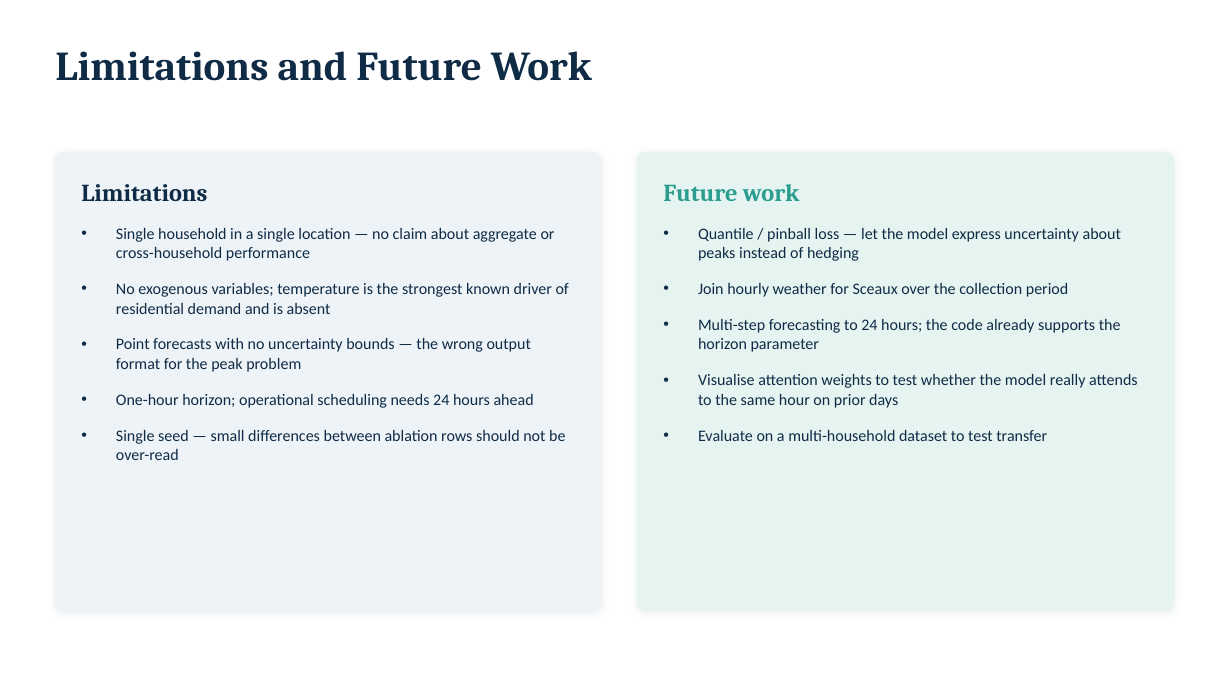
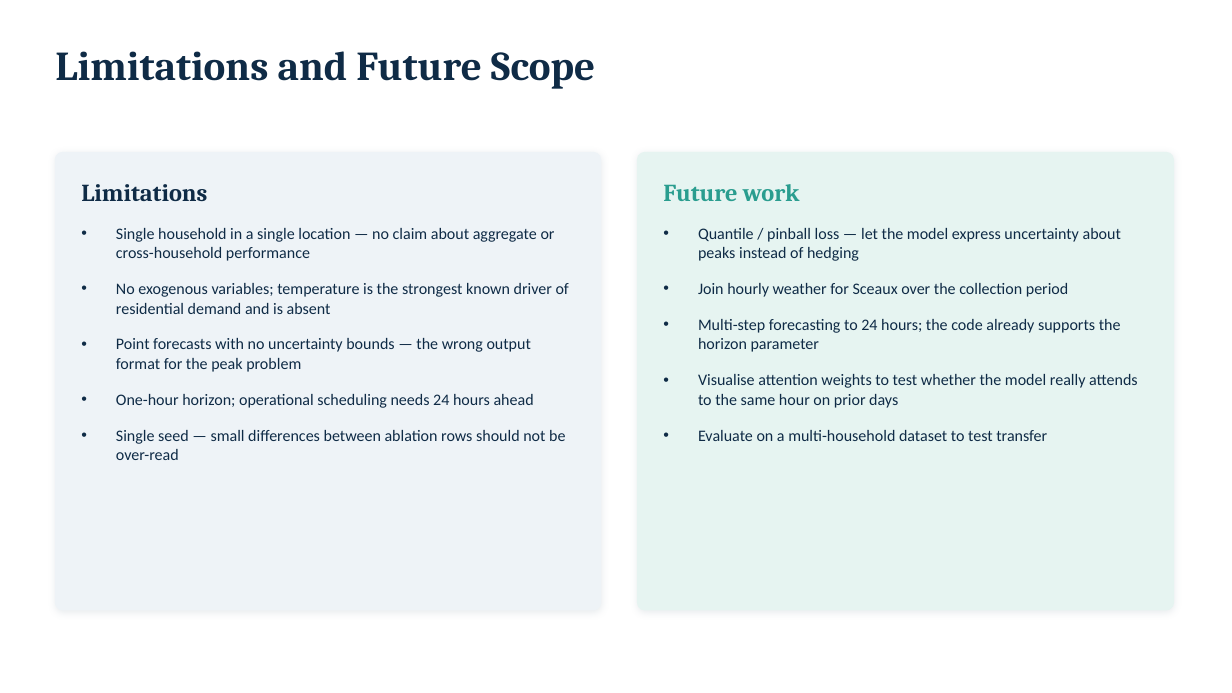
Before and after one commit to Ciaracam/612-Group-Project, a slide deck: slide 13 of presentation/MSML612_final_presentation.pptx. Drawn at 1232x693 pixels with LibreOffice and Linux fonts; fonts in the diff are those of the drawing. Boxes give left, top, right and bottom in pixels: in the first picture for what was removed or moved away, otherwise in the second. Text is boxed around its words. In the diff, an @@ line names an element or a change of style, - is before the commit and + after.

```diff
--- a/presentation/MSML612_final_presentation.pptx
+++ b/presentation/MSML612_final_presentation.pptx
@@ text at box(55, 51, 595, 89): text changed @@
-Limitations and Future Work
+Limitations and Future Scope
```
Also in this commit, not shown: 2 other slides changed, 1 other file.
